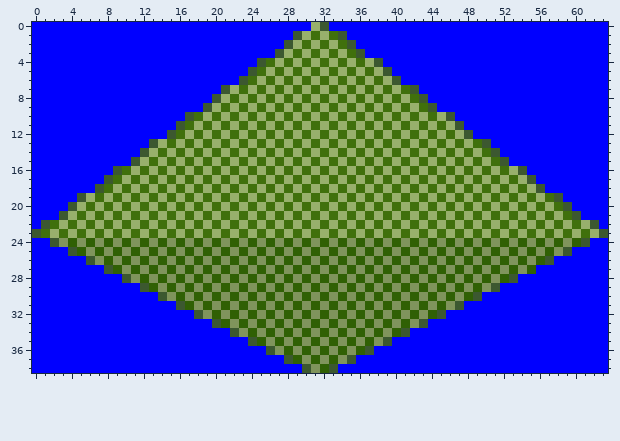
Pixel-art sprite, stored at src/sprites/4008.png. This is how it looked before the edit.
The file is 64x39 pixels.
The result:
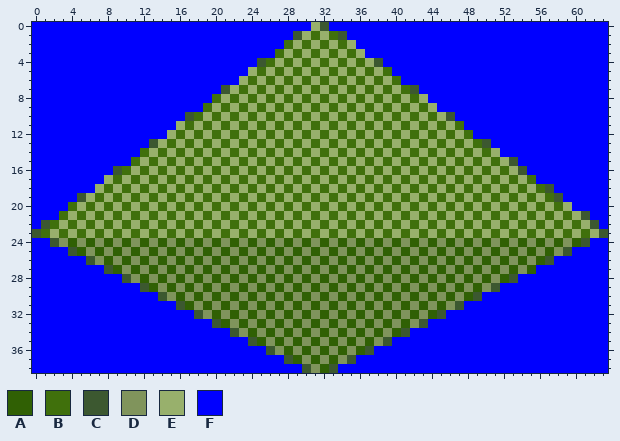
Palette (. is transparent): A #306004  B #40700c  C #3c5830  D #80945c  E #98b06c  F #0000ff
Change:
y 2: x 28 C -> B; x 35 C -> E
y 3: x 27 C -> B; x 36 C -> E
y 5: x 24 C -> E; x 39 C -> B
y 6: x 23 C -> E; x 40 C -> B
y 8: x 20 C -> B; x 43 C -> E
y 9: x 19 C -> B; x 44 C -> E
y 11: x 16 C -> E; x 47 C -> B
y 12: x 15 C -> E; x 48 C -> B
y 14: x 12 C -> B; x 51 C -> E
y 15: x 11 C -> B; x 52..53 CF -> EC
y 17: x 8 C -> E; x 55 C -> B
y 18: x 7 C -> E; x 56..57 CF -> BC
y 20: x 4 C -> B; x 59 C -> E
y 21: x 3 C -> B; x 60..61 CF -> EC
